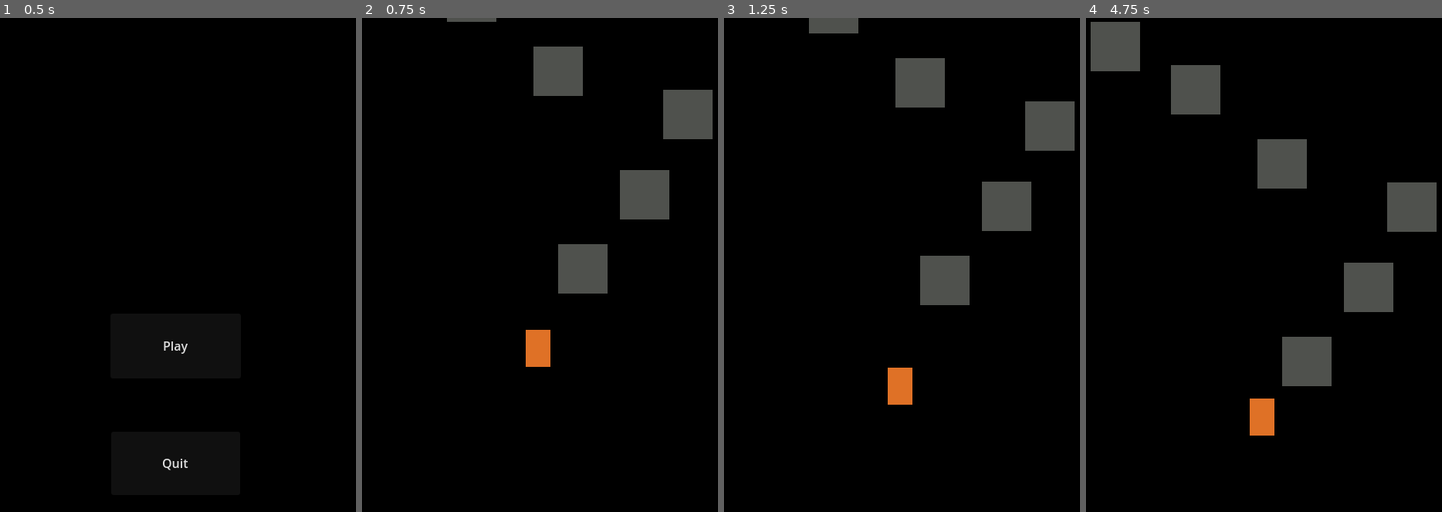
Above: before the commit, frames 1-4 (left to right).
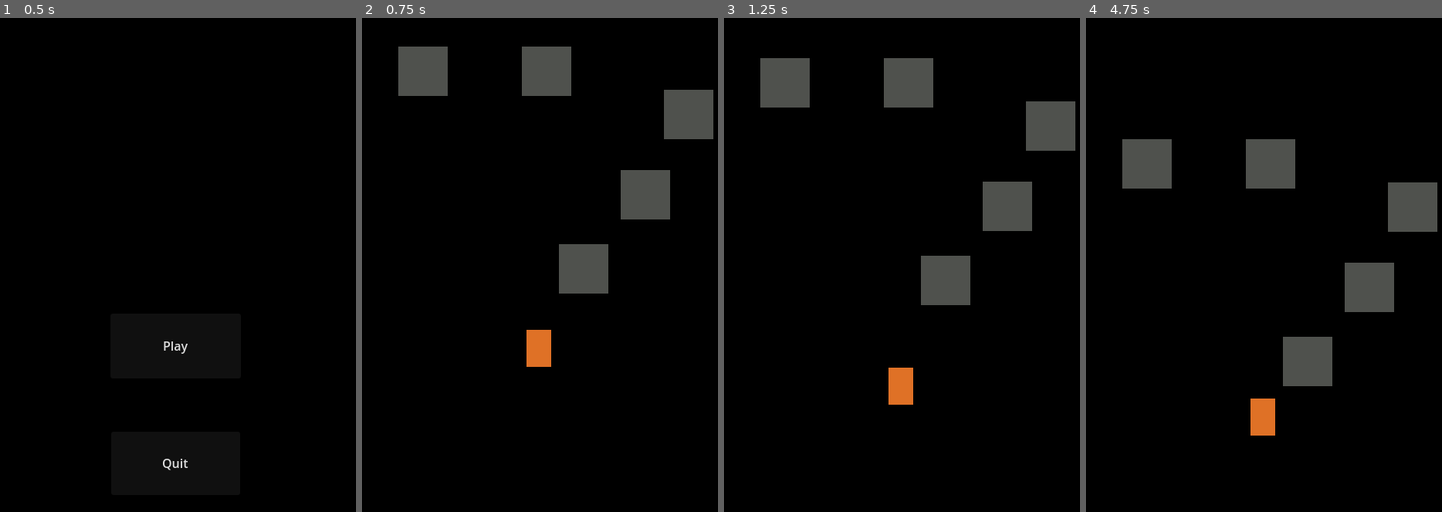
Above: after the commit, the same moments.

Repository: JachymDolezal/game-jam-solo
Game: Godot game, scene res://Menu/menu.tscn
The game is run twice, just before and just after one commit, with the same random seed, the same clock (stepped at 60 frames per second) and the same inputs.
Inputs:
- Up to frame 1 (0.5 s): no input
- Up to frame 2 (0.75 s): click "Play" at 0.5 s
- Up to frame 3 (1.25 s): no input
- Up to frame 4 (4.75 s): hold Right (Arrow_right) 1.28-2.78 s; tap Shift (Dash) at 1.35, 2.3, 2.85, 3.6, 4.55 s; tap Space (Jump) at 1.52, 2.27, 3.77, 4.52 s; tap J (Ability) at 2.1, 4.35 s; hold Left (Arrow_left) 2.78-3.53 s; hold Right (Arrow_right) from 3.53 s (still down)

Frame 1 is identical in both runs. In frame 2, 2.3% of the frame differs, in the area x 10-99%, y 0-71%; in frame 3, 2.6%; in frame 4, 5.0%, in the area x 1-99%, y 0-85%.

Commit message:
add despawning of all objects when they exit the camera view, player is killed upon exiting

Diff:
--- a/Main/main.tscn
+++ b/Main/main.tscn
@@ -50,17 +50,13 @@
 position = Vector2(432, 280)
 freeze = true
 
-[node name="RigidBody2D3" parent="." instance=ExtResource("3_qivix")]
-position = Vector2(264, 224)
-freeze = true
-
 [node name="RigidBody2D4" parent="." instance=ExtResource("3_qivix")]
-position = Vector2(152, 128)
+position = Vector2(248, 224)
 freeze = true
 freeze_mode = 1
 
 [node name="RigidBody2D5" parent="." instance=ExtResource("3_qivix")]
-position = Vector2(48, 72)
+position = Vector2(88, 224)
 freeze = true
 
 [node name="RigidBody2D6" parent="." instance=ExtResource("3_qivix")]
--- a/Player.gd
+++ b/Player.gd
@@ -48,9 +48,9 @@
 	# Handle Dash.
 	if Input.is_action_just_released("Dash"):
 		dash_pressed = false
-		print(dash.dash_cooldown.time_left)
+		#print(dash.dash_cooldown.time_left)
 		if dash.is_dash_ready():
-			print("prep for dash")
+			#print("prep for dash")
 			dash.start_dash(dash_duration)
 			cast_dash()
 			input_direction = Input.get_vector("Left", "Right", "Up", "Down")
@@ -71,7 +71,7 @@
 
 	if dash.is_dashing():
 		if input_direction == Vector2(0, -1):
-			print("dash up")
+			#print("dash up")
 			velocity = input_direction * 400
 			velocity.normalized()
 		else:
--- /dev/null
+++ b/window.gd
@@ -0,0 +1,20 @@
+extends Node2D
+
+
+# Called when the node enters the scene tree for the first time.
+func _ready():
+	pass # Replace with function body.
+
+
+# Called every frame. 'delta' is the elapsed time since the previous frame.
+func _process(delta):
+	pass
+
+func _on_death_body_exited(body):
+	print(body)
+	if (body.name == "Player"):
+		print("kill player")
+		get_tree().change_scene_to_file("res://Menu/menu.tscn")
+	else:
+		pass
+		body.queue_free()
--- a/window.tscn
+++ b/window.tscn
@@ -1,20 +1,23 @@
-[gd_scene load_steps=3 format=3 uid="uid://b6oqda2m2kgq5"]
+[gd_scene load_steps=4 format=3 uid="uid://b6oqda2m2kgq5"]
 
+[ext_resource type="Script" path="res://window.gd" id="1_mr0h2"]
 [ext_resource type="Script" path="res://Camera2D.gd" id="1_n1o25"]
 
 [sub_resource type="RectangleShape2D" id="RectangleShape2D_kt1n2"]
-size = Vector2(506, 658)
+size = Vector2(432, 592)
 
 [node name="Window" type="Node2D"]
+script = ExtResource("1_mr0h2")
 
 [node name="Camera2D" type="Camera2D" parent="."]
-position = Vector2(241, 320)
+position = Vector2(240, 320)
 script = ExtResource("1_n1o25")
 
-[node name="Area2D" type="Area2D" parent="."]
+[node name="Death" type="Area2D" parent="Camera2D"]
+position = Vector2(-160, -328)
 
-[node name="CollisionShape2D" type="CollisionShape2D" parent="Area2D"]
-position = Vector2(243, 319)
+[node name="DeathRange" type="CollisionShape2D" parent="Camera2D/Death"]
+position = Vector2(160, 328)
 shape = SubResource("RectangleShape2D_kt1n2")
 
-[connection signal="body_exited" from="Area2D" to="Camera2D" method="_on_area_2d_body_exited"]
+[connection signal="body_exited" from="Camera2D/Death" to="." method="_on_death_body_exited"]
